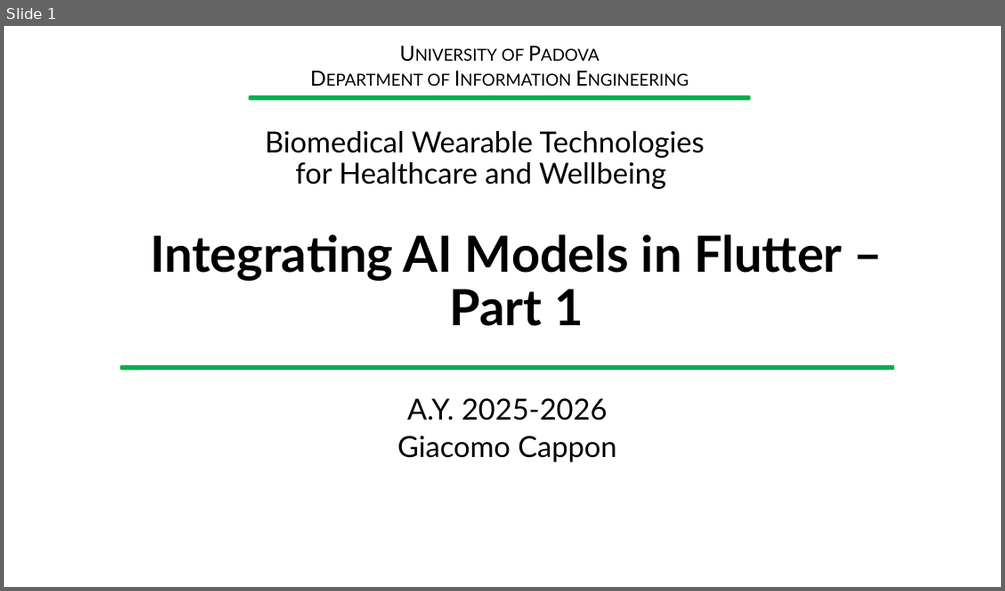
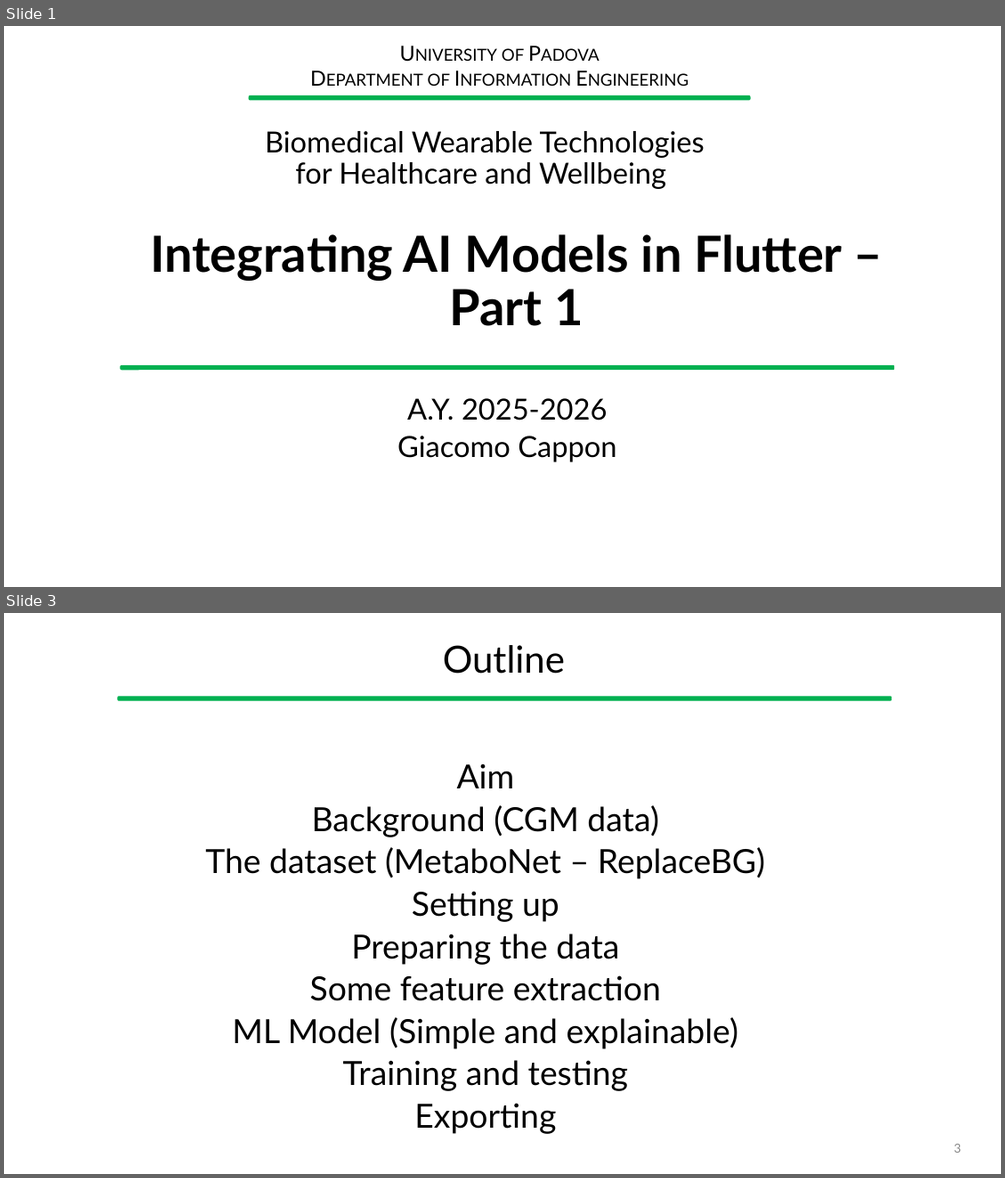
Before and after one commit to gcappon/bwthw, a slide deck: lesson_22-integrating_ai_models_in_flutter_part_1/lesson_22-integrating_ai_models_in_flutter_part_1.pptx. Shown one above the other, each under a label of ours: slide 1 before the commit, slides 1 and 3 after it; the slides between them are not shown. The pictures are 1005x591 and 1005x1178 pixels, drawn with LibreOffice and Linux fonts; fonts in the diff are those of the drawing; background and template pictures are left out. Boxes give left, top, right and bottom in pixels: in the first picture for what was removed or moved away, otherwise in the second. Text is boxed around its words. In the diff, an @@ line names an element or a change of style, - is before the commit and + after.

```diff
--- a/lesson_22-integrating_ai_models_in_flutter_part_1/lesson_22-integrating_ai_models_in_flutter_part_1.pptx
+++ b/lesson_22-integrating_ai_models_in_flutter_part_1/lesson_22-integrating_ai_models_in_flutter_part_1.pptx
@@ slide 3 added at box(4, 613, 1001, 1174), background #FFFFFF @@
@@ title added at box(443, 645, 565, 674), 36 pt, text #000000 @@
+Outline
@@ rounded rectangle added at box(118, 697, 890, 700), fill #00B050, outline #00B050 1 pt @@
@@ text added at box(205, 764, 765, 1134), 32 pt, text #000000 @@
+Aim
+Background (CGM data)
+The dataset (MetaboNet – ReplaceBG)
+Setting up
+Preparing the data
+Some feature extraction
+ML Model (Simple and explainable)
+Training and testing
+Exporting
@@ page number added at box(954, 1143, 961, 1152), 12 pt, text #8C8C8C @@
+3
```
Also in this commit, not shown: 1 slide changed, 4 other files.
